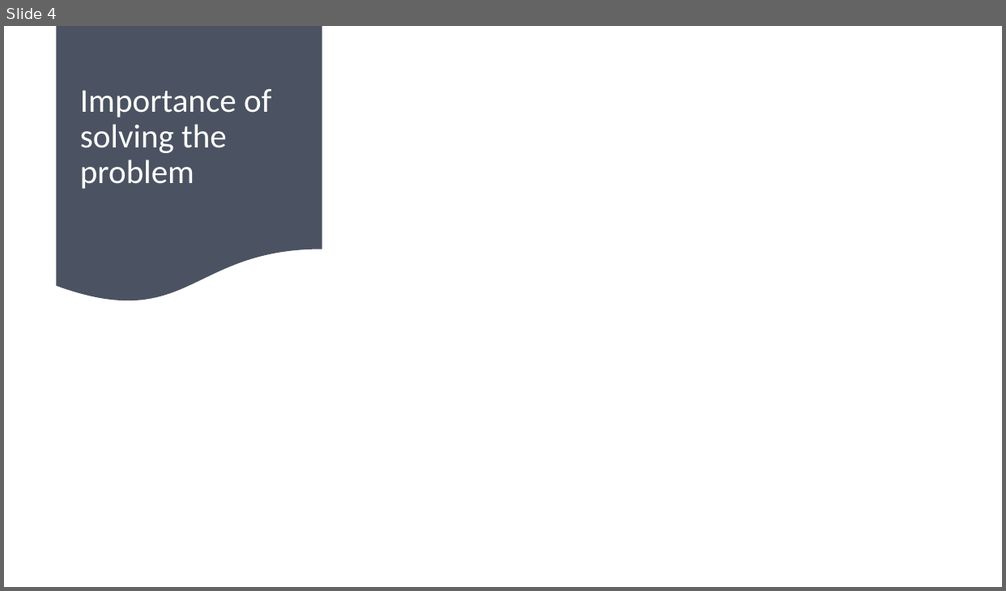
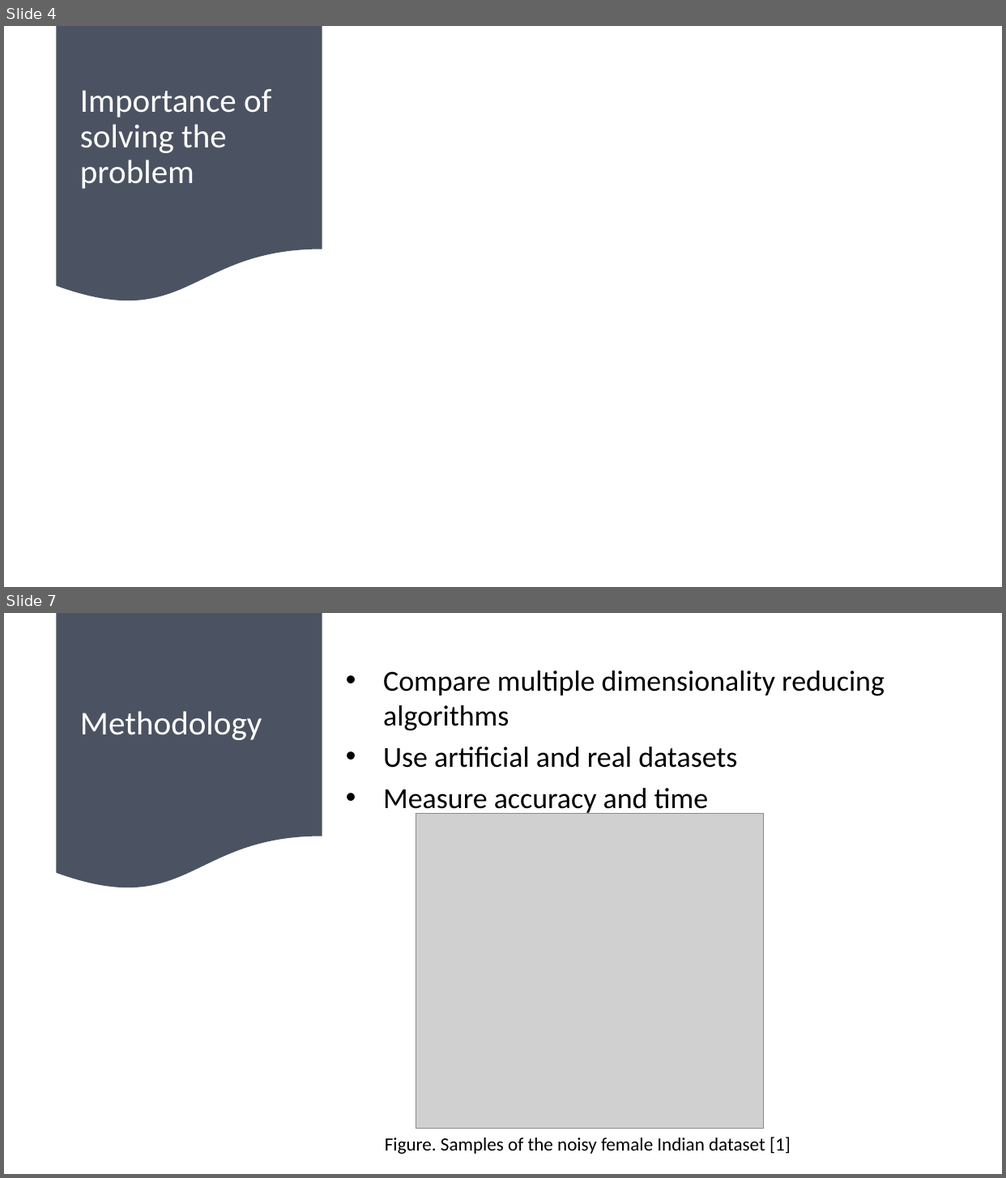
Before and after one commit to satyam04sharma/CECS-550---Survey-Paper, a slide deck: LDA Presentation CECS 550.pptx. Shown one above the other, each under a label of ours: slide 4 before the commit, slides 4 and 7 after it; the slides between them are not shown. The pictures are 1006x591 and 1006x1178 pixels, drawn with LibreOffice and Linux fonts; fonts in the diff are those of the drawing; grey boxes stand for pictures. Boxes give left, top, right and bottom in pixels: in the first picture for what was removed or moved away, otherwise in the second. Text is boxed around its words. In the diff, an @@ line names an element or a change of style, - is before the commit and + after.

Commit message:
Add Robust LDA, ADMM, and Methodology slides

```diff
--- a/LDA Presentation CECS 550.pptx
+++ b/LDA Presentation CECS 550.pptx
@@ slide 7 added at box(4, 613, 1002, 1174), background #FFFFFF @@
@@ flow chart document added at box(57, 613, 322, 892), fill #4B5362 @@
@@ text added at box(383, 671, 884, 815), 28 pt, text #000000 @@
+• Compare multiple dimensionality reducing algorithms
+• Use artificial and real datasets
+• Measure accuracy and time
@@ title added at box(80, 711, 262, 740), 32 pt, text #FFFFFF @@
+Methodology
@@ picture added at box(415, 814, 764, 1129) @@
@@ text added at box(385, 1137, 791, 1154), 18 pt, text #000000 @@
+Figure. Samples of the noisy female Indian dataset [1]
```
Also in this commit, not shown: 7 slides changed, 3 other slides added.
